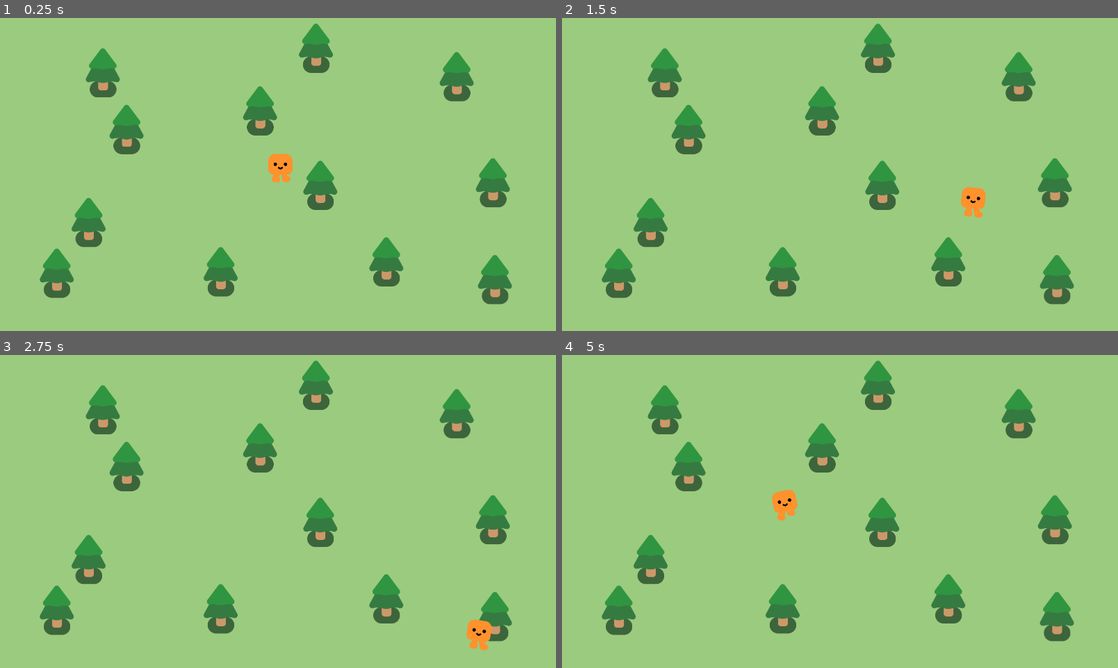
Above: before the commit, frames 1-4 (two rows, left to right).
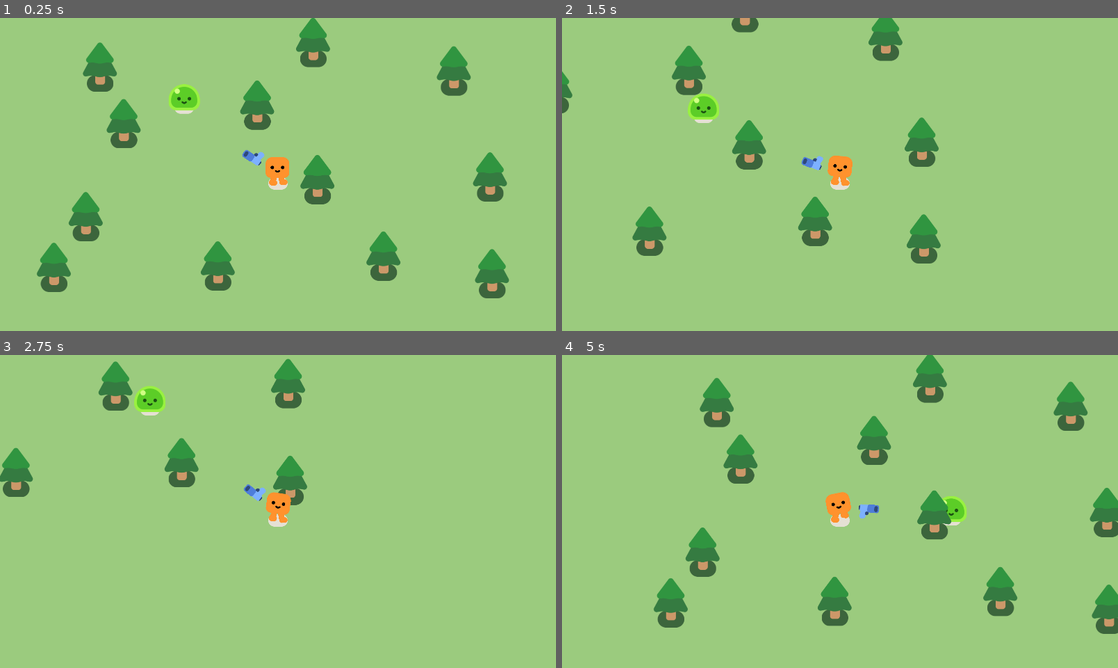
Above: after the commit, the same moments.

Repository: slowingwand28/Godot-Projects
Game: Godot game, scene res://Scenes/tutorial_game.tscn
Same seed, same stepped clock (60 frames per second), same inputs: the game is played once before the commit and once after it.
Inputs:
- Up to frame 1 (0.25 s): no input
- Up to frame 2 (1.5 s): hold D (move_right) 0.53-1.28 s; hold S (move_down) from 1.28 s (still down)
- Up to frame 3 (2.75 s): release S (move_down) at 2.03 s; hold D (move_right) from 2.03 s (still down)
- Up to frame 4 (5 s): release D (move_right) at 2.78 s; hold W (move_up) 2.78-3.53 s; hold A (move_left) from 3.53 s (still down)

The runs differ from the first frame. In frame 1, 6.2% of the frame differs, in the area x 6-93%, y 0-92%; in frame 2, 13%; in frame 3, 12%; in frame 4, 17%, in the area x 7-100%, y 0-92%.

Commit message:
Continued work on tutorial game

Diff:
--- /dev/null
+++ b/2d-project-start/2d-project-start/Scenes/bullet.tscn
@@ -0,0 +1,17 @@
+[gd_scene load_steps=3 format=3 uid="uid://do0x8l02kxn5i"]
+
+[ext_resource type="Texture2D" uid="uid://dftkbqwsfd68r" path="res://pistol/projectile.png" id="1_oxojy"]
+
+[sub_resource type="CircleShape2D" id="CircleShape2D_shpis"]
+radius = 18.0
+
+[node name="Bullet" type="Area2D"]
+collision_layer = 0
+collision_mask = 3
+
+[node name="Projectile" type="Sprite2D" parent="."]
+position = Vector2(-11, -1)
+texture = ExtResource("1_oxojy")
+
+[node name="CollisionShape2D" type="CollisionShape2D" parent="."]
+shape = SubResource("CircleShape2D_shpis")
--- /dev/null
+++ b/2d-project-start/2d-project-start/Scenes/gun.gd
@@ -0,0 +1,7 @@
+extends Area2D
+
+func _physics_process(_delta):
+	var enemies_in_range = get_overlapping_bodies()
+	if enemies_in_range.size() > 0:
+		var target_enemy = enemies_in_range.front()
+		look_at(target_enemy.global_position)
--- /dev/null
+++ b/2d-project-start/2d-project-start/Scenes/gun.tscn
@@ -0,0 +1,24 @@
+[gd_scene load_steps=4 format=3 uid="uid://dckai380i3tnj"]
+
+[ext_resource type="Script" path="res://Scenes/gun.gd" id="1_xg4y8"]
+[ext_resource type="Texture2D" uid="uid://cswb5do8rrj7q" path="res://pistol/pistol.png" id="1_yqfgj"]
+
+[sub_resource type="CircleShape2D" id="CircleShape2D_23xkg"]
+radius = 479.27
+
+[node name="Gun" type="Area2D"]
+collision_layer = 0
+collision_mask = 2
+script = ExtResource("1_xg4y8")
+
+[node name="CollisionShape2D" type="CollisionShape2D" parent="."]
+shape = SubResource("CircleShape2D_23xkg")
+
+[node name="WeaponPivot" type="Marker2D" parent="."]
+
+[node name="Pistol" type="Sprite2D" parent="WeaponPivot"]
+position = Vector2(100, 0)
+texture = ExtResource("1_yqfgj")
+
+[node name="ShootingPoint" type="Marker2D" parent="WeaponPivot/Pistol"]
+position = Vector2(25, -10)
--- a/2d-project-start/2d-project-start/Scenes/mob.gd
+++ b/2d-project-start/2d-project-start/Scenes/mob.gd
@@ -1 +1,8 @@
 extends CharacterBody2D
+
+@onready var player = get_node("/root/Game/Player")
+
+func _physics_process(_delta):
+	var direction = global_position.direction_to(player.global_position)
+	velocity = direction * 300.0
+	move_and_slide()
--- a/2d-project-start/2d-project-start/Scenes/mob.tscn
+++ b/2d-project-start/2d-project-start/Scenes/mob.tscn
@@ -7,6 +7,8 @@
 radius = 52.2398
 
 [node name="Mob" type="CharacterBody2D"]
+collision_layer = 2
+collision_mask = 3
 script = ExtResource("1_wpkoj")
 
 [node name="Slime" parent="." instance=ExtResource("1_nupnk")]
--- a/2d-project-start/2d-project-start/Scenes/player.gd
+++ b/2d-project-start/2d-project-start/Scenes/player.gd
@@ -1,7 +1,7 @@
 extends CharacterBody2D
 
 
-func _physics_process(delta):
+func _physics_process(_delta):
 	var direction = Input.get_vector("move_left", "move_right", "move_up", "move_down")
 	velocity = direction * 600
 	move_and_slide()
--- a/2d-project-start/2d-project-start/Scenes/player.tscn
+++ b/2d-project-start/2d-project-start/Scenes/player.tscn
@@ -1,16 +1,24 @@
-[gd_scene load_steps=4 format=3 uid="uid://bcmso05blwfu4"]
+[gd_scene load_steps=5 format=3 uid="uid://bcmso05blwfu4"]
 
 [ext_resource type="PackedScene" uid="uid://pbmyh1qru7p" path="res://characters/happy_boo/happy_boo.tscn" id="1_4kbk6"]
 [ext_resource type="Script" path="res://Scenes/player.gd" id="1_nly4q"]
+[ext_resource type="PackedScene" uid="uid://dckai380i3tnj" path="res://Scenes/gun.tscn" id="3_eng6h"]
 
-[sub_resource type="CircleShape2D" id="CircleShape2D_207ko"]
-radius = 43.0
+[sub_resource type="CapsuleShape2D" id="CapsuleShape2D_ue1d8"]
+radius = 38.0
+height = 108.0
 
 [node name="Player" type="CharacterBody2D"]
 script = ExtResource("1_nly4q")
 
 [node name="HappyBoo" parent="." instance=ExtResource("1_4kbk6")]
+position = Vector2(0, 31)
 
 [node name="CollisionShape2D" type="CollisionShape2D" parent="."]
-position = Vector2(-2, -50)
-shape = SubResource("CircleShape2D_207ko")
+position = Vector2(-2, -14)
+shape = SubResource("CapsuleShape2D_ue1d8")
+
+[node name="Camera2D" type="Camera2D" parent="."]
+
+[node name="Gun" parent="." instance=ExtResource("3_eng6h")]
+position = Vector2(-1, -9)
--- a/2d-project-start/2d-project-start/Scenes/tutorial_game.tscn
+++ b/2d-project-start/2d-project-start/Scenes/tutorial_game.tscn
@@ -1,12 +1,16 @@
-[gd_scene load_steps=3 format=3 uid="uid://bh8ibud718isi"]
+[gd_scene load_steps=4 format=3 uid="uid://bh8ibud718isi"]
 
 [ext_resource type="PackedScene" uid="uid://bcmso05blwfu4" path="res://Scenes/player.tscn" id="1_dwjnh"]
 [ext_resource type="PackedScene" uid="uid://c0rubpuyo8g6" path="res://Scenes/pine_tree.tscn" id="2_u3h17"]
+[ext_resource type="PackedScene" uid="uid://bnnn53d8sjgyc" path="res://Scenes/mob.tscn" id="3_37v7j"]
 
 [node name="Game" type="Node2D"]
 y_sort_enabled = true
 
-[node name="ColorRect" type="ColorRect" parent="."]
+[node name="CanvasLayer" type="CanvasLayer" parent="."]
+layer = -1
+
+[node name="ColorRect" type="ColorRect" parent="CanvasLayer"]
 offset_left = -79.0
 offset_top = -60.0
 offset_right = 2004.0
@@ -54,3 +58,6 @@
 
 [node name="PineTree12" parent="Trees" instance=ExtResource("2_u3h17")]
 position = Vector2(438, 431)
+
+[node name="Mob" parent="." instance=ExtResource("3_37v7j")]
+position = Vector2(585, 286)
